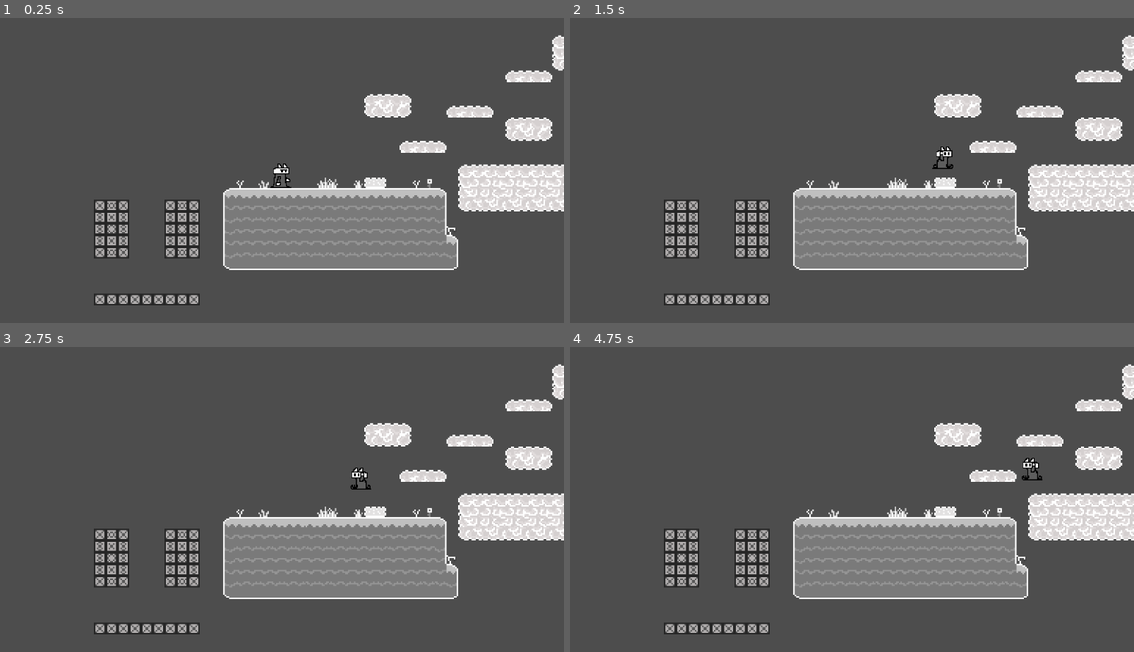
Above: before the commit, frames 1-4 (two rows, left to right).
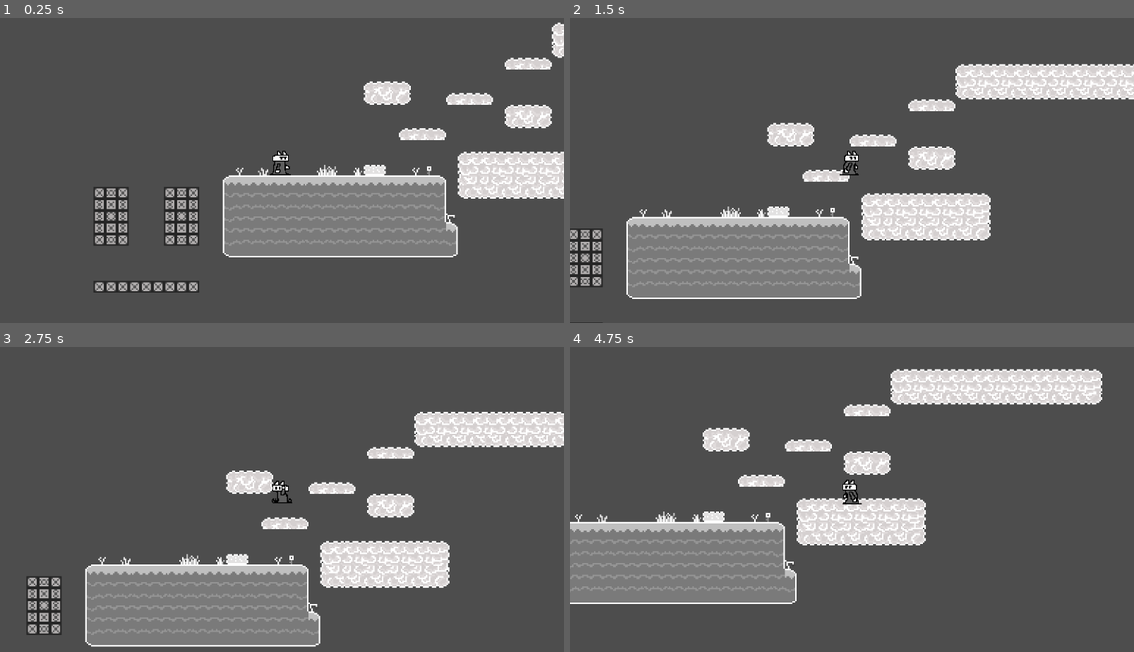
Above: after the commit, the same moments.

Repository: MidnightWolfe/Github-Game-Jam-2024
Game: Godot game, scene res://node_2d.tscn
The game is run twice, just before and just after one commit, with the same random seed, the same clock (stepped at 60 frames per second) and the same inputs.
Inputs:
- Up to frame 1 (0.25 s): no input
- Up to frame 2 (1.5 s): tap Enter (ui_accept) at 0.5, 0.77, 0.8, 1.07, 1.35 s; hold D (right) from 0.53 s (still down); tap Shift (dash, bound only after the commit) at 0.6 s
- Up to frame 3 (2.75 s): tap Enter (ui_accept) at 1.52, 1.82, 2.3 s; tap Shift (dash, bound only after the commit) at 1.55, 2.1 s; release D (right) at 2.03 s; hold A (left) from 2.03 s (still down)
- Up to frame 4 (4.75 s): release A (left) at 2.78 s; hold D (right) 2.78-4.28 s; tap Shift (dash, bound only after the commit) at 2.85, 4.35 s; tap Enter (ui_accept) at 3.02, 3.32, 3.6, 3.77, 4.07, 4.52 s; hold A (left) from 4.28 s (still down)

The runs differ from the first frame. In frame 1, 15% of the frame differs, in the area x 16-100%, y 1-95%; in frame 2, 31%; in frame 3, 31%; in frame 4, 35%, in the area x 0-100%, y 5-95%.

Commit message:
Added double jump and dash to the player movement

Diff:
--- a/gamejam/node_2d.tscn
+++ b/gamejam/node_2d.tscn
@@ -159,6 +159,11 @@
 tile_set = SubResource("TileSet_60ab7")
 
 [node name="Camera2D" type="Camera2D" parent="."]
+enabled = false
 
 [node name="Player" parent="." instance=ExtResource("5_oddco")]
 position = Vector2(1, 16)
+
+[node name="Camera2D" type="Camera2D" parent="Player"]
+limit_bottom = 400
+limit_smoothed = true
--- a/gamejam/player.gd
+++ b/gamejam/player.gd
@@ -1,43 +1,72 @@
 extends CharacterBody2D
+###Global variables
+@export var speed = 200
 
-@export var speed = 200
-#var gravity = 600
-
+##Basic jump / gravity variables
 var gravity = 10
 const jumpPower = -400
 
+##Double jump variables
+var jumpCount = 0
+var maxJumpCount = 2
+
+##Dash variables
+const dashSpeed = 500
+var dashing = false
+var canDash = true
+
+
 @onready var animationPath = $AnimatedSprite2D
 
-
-#func get_input():
-#	var input_direction = Input.get_vector("left", "right", "up", "down")
-#	velocity = input_direction * speed
-
-
-
-func _physics_process(delta):
-	#get_input()	#Getting the player inputs
-
+##Function to get player inputs
+func get_input():
 	##Get the player to move in left / right directions
 	var playerDirection = Input.get_axis("left","right")
 	if playerDirection:
-		velocity.x = playerDirection * speed
+		if dashing:
+			velocity.x = playerDirection * dashSpeed
+		else:
+			velocity.x = playerDirection * speed
 	else:
 		velocity.x = move_toward(velocity.x, 0, speed) #Just slows the player so that it's a smooth motion
+
+	##Setting dash to true if shift is pressed and setting a timer
+	if Input.is_action_just_pressed("dash") and canDash:
+		dashing = true
+		canDash = false
+		$DashTimer.start()
+		$DashAgainTimer.start()
 
 	##To get the player to jump
 	if not is_on_floor():
 		velocity.y += gravity #Only * delta if using rigid bodies
 
-	if Input.is_action_just_pressed("ui_accept") && is_on_floor(): #To get the player to jump with space bar
+	if is_on_floor():
+		jumpCount = 0
+
+	if Input.is_action_just_pressed("ui_accept") && jumpCount < maxJumpCount: #To get the player to jump with space bar and double jump
 		velocity.y = jumpPower
+		jumpCount += 1
+
+
 
 	##Variable jumping, if you hold space you'll jump higher
 	if Input.is_action_just_released("ui_accept"):
 		velocity.y *= 0.5
+	handle_animation(playerDirection)
 
+func _physics_process(delta):
+	get_input()
 	move_and_slide()
-	handle_animation(playerDirection)
+
+
+##Make the player stop dashing
+func _on_dash_timer_timeout() -> void:
+	dashing = false
+
+func _on_dash_again_timer_timeout() -> void:
+	canDash = true
+	pass # Replace with function body.
 
 ##Function to handle the animation of the player sprite
 func handle_animation(playerDirection):
@@ -58,7 +87,6 @@
 		animationPath.flip_h = true #Flip in the left direction
 
 
-
 # Called when the node enters the scene tree for the first time.
 func _ready() -> void:
 	pass # Replace with function body.
--- a/gamejam/player.tscn
+++ b/gamejam/player.tscn
@@ -149,6 +149,11 @@
 scale = Vector2(3, 3)
 shape = SubResource("RectangleShape2D_imm38")
 
-[node name="Camera2D" type="Camera2D" parent="."]
-enabled = false
-zoom = Vector2(2.5, 2.5)
+[node name="DashTimer" type="Timer" parent="."]
+wait_time = 0.5
+
+[node name="DashAgainTimer" type="Timer" parent="."]
+wait_time = 0.5
+
+[connection signal="timeout" from="DashTimer" to="." method="_on_dash_timer_timeout"]
+[connection signal="timeout" from="DashAgainTimer" to="." method="_on_dash_again_timer_timeout"]
--- a/gamejam/project.godot
+++ b/gamejam/project.godot
@@ -42,6 +42,11 @@
 , Object(InputEventKey,"resource_local_to_scene":false,"resource_name":"","device":-1,"window_id":0,"alt_pressed":false …(186 unchanged characters)…
 ]
 }
+dash={
+"deadzone": 0.5,
+"events": [Object(InputEventKey,"resource_local_to_scene":false,"resource_name":"","device":-1,"window_id":0,"alt_pressed":false,"shift_pressed":false,"ctrl_pressed":false,"meta_pressed":false,"pressed":false,"keycode":0,"physical_keycode":4194325,"key_label":0,"unicode":0,"location":0,"echo":false,"script":null)
+]
+}
 
 [rendering]
 
Binary file changed: gamejam/Sprites/player idle.png
